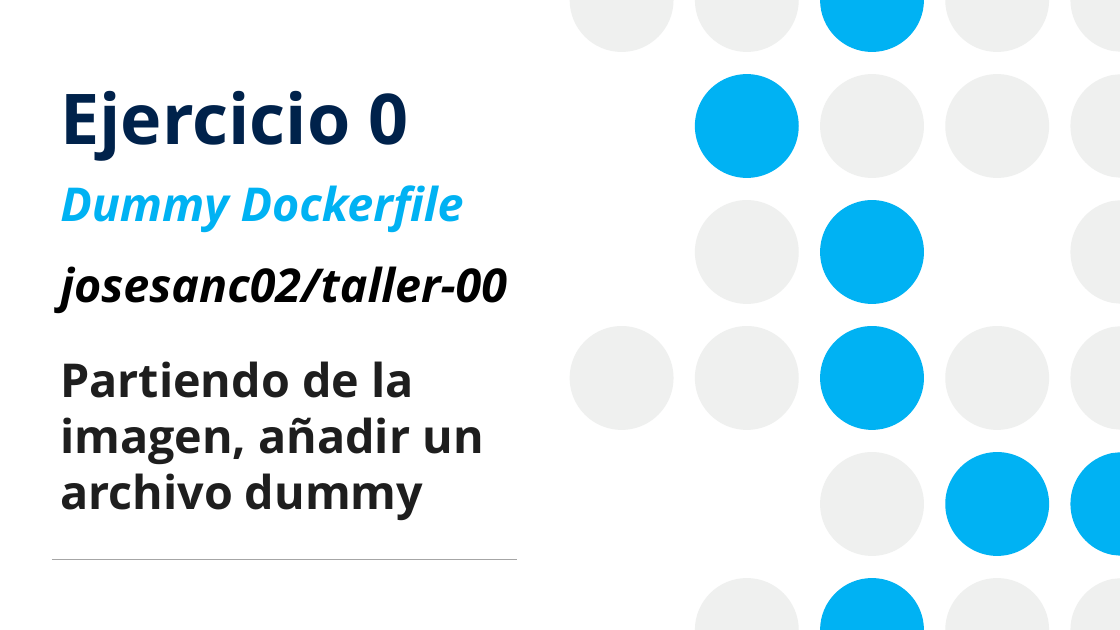
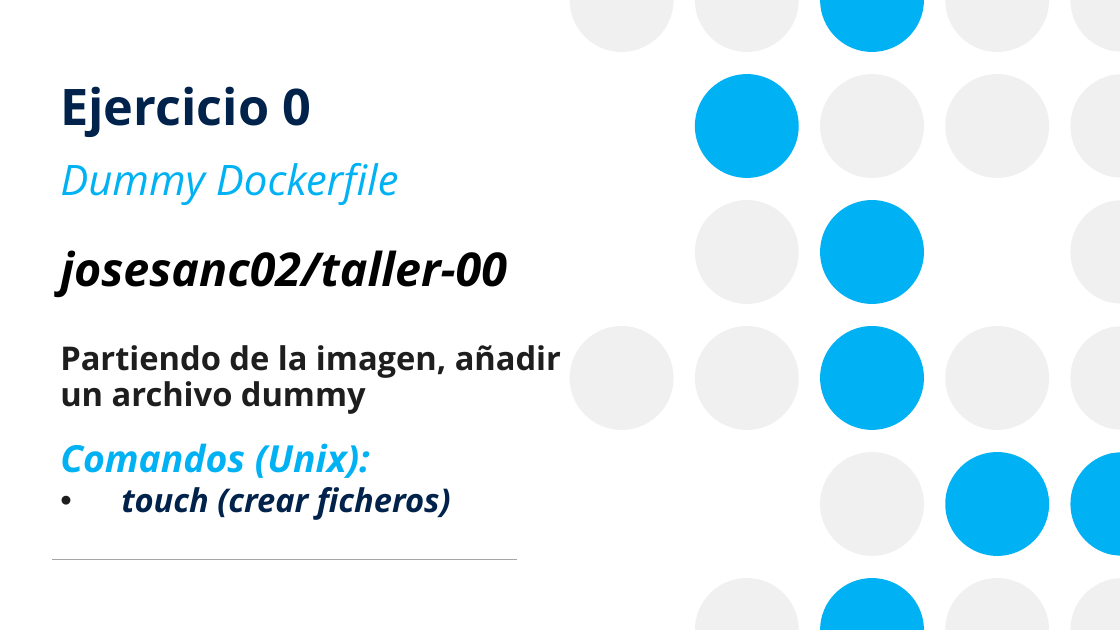
Before and after one commit to josanri/docker-workshop, a slide deck: slide 27 of Introducción a Docker.pptx. Drawn at 1120x630 pixels with LibreOffice and Linux fonts; fonts in the diff are those of the drawing. Boxes give left, top, right and bottom in pixels: in the first picture for what was removed or moved away, otherwise in the second. Text is boxed around its words. In the diff, an @@ line names an element or a change of style, - is before the commit and + after.

Commit message:
Quality of Presentation changes
Accesiblity (added subtitles) and differenciated between titles, set
higher contrast for container cubes, removed network port simulation.
Added references to docker init and docker scout.

```diff
--- a/Introducción a Docker.pptx
+++ b/Introducción a Docker.pptx
@@ title "Ejercicio 0" at bbox=[60, 86, 311, 137]: size 60 to 43.2 pt @@
@@ subtitle "Dummy Dockerfile": place and size @@
-subtitle "Dummy Dockerfile" at bbox=[60, 185, 464, 233]
+subtitle "Dummy Dockerfile" at bbox=[60, 163, 399, 205]
@@ subtitle "Dummy Dockerfile" at bbox=[60, 163, 399, 205]: size 40 to 36 pt, bold off; more space between paragraphs @@
@@ text "josesanc02/taller-00": place and size @@
-text "josesanc02/taller-00" at bbox=[60, 266, 507, 313]
+text "josesanc02/taller-00" at bbox=[60, 250, 507, 297]
@@ text "Partiendo de la imagen, añadir ...": place and size @@
-text "Partiendo de la imagen, añadir ..." at bbox=[60, 361, 483, 521]
+text "Partiendo de la imagen, añadir ..." at bbox=[60, 345, 561, 414]
@@ text "Partiendo de la imagen, añadir ..." at bbox=[60, 345, 561, 414]: size 40 to 28 pt; line spacing 1 to 0.9 @@
@@ text added at bbox=[60, 443, 451, 520], 28 pt, text #00224B, bold, italic @@
+Comandos (Unix):
+• touch (crear ficheros)
```
Also in this commit, not shown: 64 other slides changed, 4 slides added, 3 slides removed, 1 other file.
